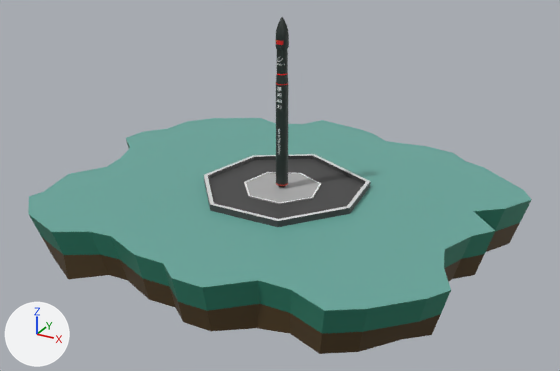
The glTF model public/ceres1.gltf as it was, and as the next commit left it.
Both versions are drawn from a camera (50 mm lens) standing at (6.01, -11.0, 5.61) and looking at (0.08, -0.22, 0.22). Every picture has the same lights, and +X, +Y and +Z are marked at lower left. Where no turn or scale is listed for an object, it has been applied to the vertices.

Script lines for the objects in view, before the commit:
```python
me_cylinder_001 = bpy.data.meshes.new('Cylinder.001')
me_cylinder_001.from_pydata(...)  # 736 vertices, 1434 faces; spans x -1.6..1.6, y -2.1..2.1, z -1.0..108.0
# faces by material slot: [414, 1020]
me_cylinder_001.materials.append(mat_engine)  # black #191919
me_cylinder_001.materials.append(mat_ceres1)  # picture img_ceres_1
me_cylinder_003 = bpy.data.meshes.new('Cylinder.003')
me_cylinder_003.from_pydata(...)  # 388 vertices, 764 faces; spans x -4.11..3.95, y -3.42..3.75, z -0.92..0.05
# faces by material slot: [31, 5, 16, 88, 330, 242, 38, 14]
me_cylinder_003.materials.append(mat_launchfloor)  # grey #909090
me_cylinder_003.materials.append(mat_landingpad)  # grey #afafaf
me_cylinder_003.materials.append(mat_padborder)  # white #f8f8f8
me_cylinder_003.materials.append(mat_grass)  # dark green #297c66
me_cylinder_003.materials.append(mat_dirt)  # brown #503d20
me_cylinder_003.materials.append(mat_top)  # cyan #68a89e
me_cylinder_003.materials.append(mat_concrete)  # dark grey #464646
me_cylinder_003.materials.append(mat_border)  # light grey #dadada
ob_cylinder_001 = bpy.data.objects.new('Cylinder.001', me_cylinder_003)
ob_cylinder_001.location = (0.01, -0.01, 0.1)
ob_cylinder_002 = bpy.data.objects.new('Cylinder.002', me_cylinder_001)
ob_cylinder_002.location = (0.0, 0.0, 0.13)
ob_cylinder_002.scale = (0.067, 0.0515, 0.0272)
```
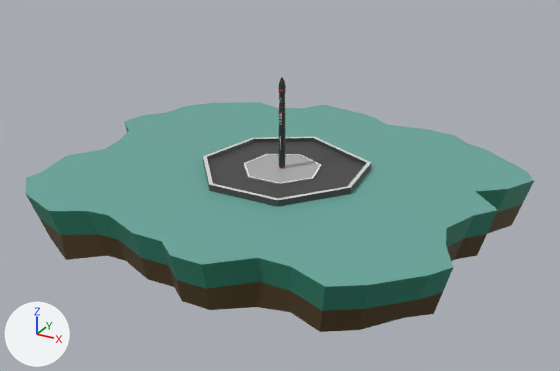
Boxes (x1, y1, x2, y2) around the edits, measured in the pictures (560 x 371 px):
'Cylinder.001', moved: before (28, 118, 532, 354); after (25, 102, 534, 332)
'Cylinder.002', moved, rescaled (43% narrower, 46% shorter): before (276, 17, 289, 187); after (279, 77, 286, 168)

The change, as a list of edits to the scene's bpy script:
```text
Change ob_cylinder_001:
    ob_cylinder_001.location: (0.01, -0.01, 0.1) -> (0.01, -0.01, 0.46)
Change ob_cylinder_002:
    ob_cylinder_002.location: (0.0, 0.0, 0.13) -> (0.0, 0.0, 0.47)
    ob_cylinder_002.scale: (0.067, 0.0515, 0.0272) -> (0.0366, 0.0282, 0.0149)
```
